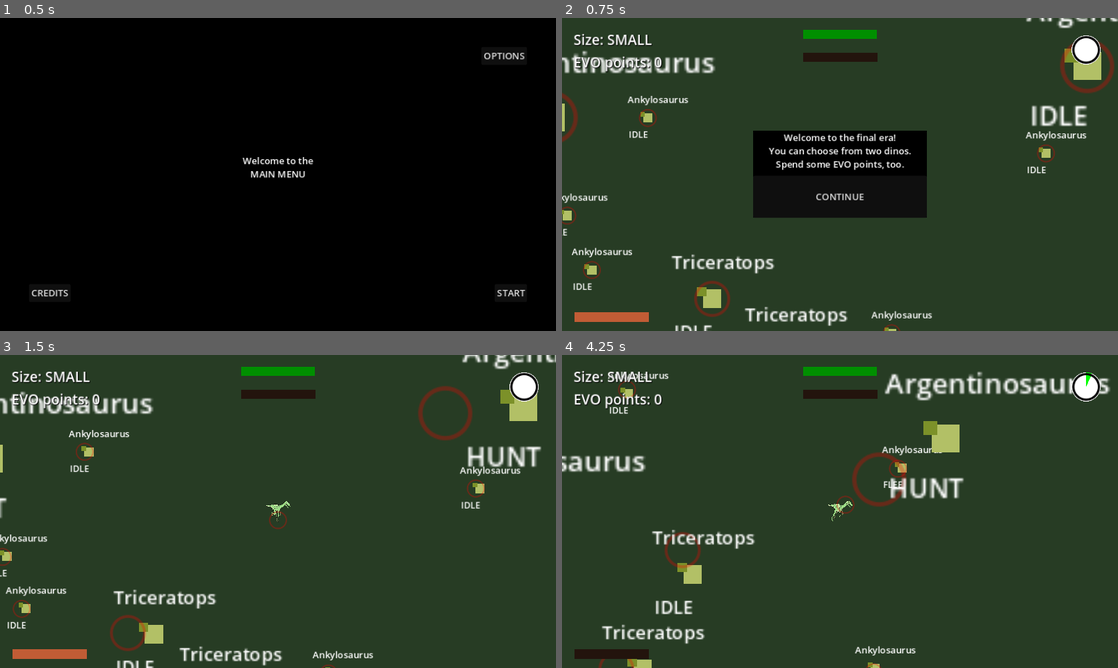
Above: before the commit, frames 1-4 (two rows, left to right).
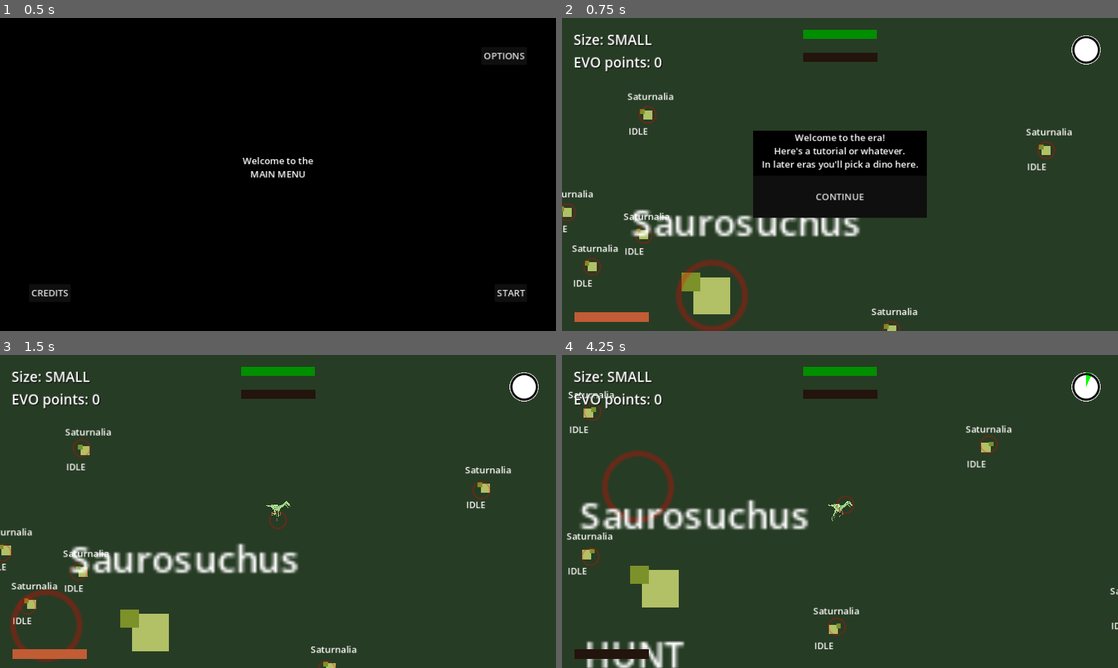
Above: after the commit, the same moments.

Repository: Enneagon/GodotGameJam2024
Game: Godot game, scene res://Scenes/main_menu.tscn
Two runs of this game, one before a commit and one after it. Both use one fixed random seed, a clock stepped at 60 frames per second and the inputs below.
Inputs (mouse positions are in pixels of both pictures, inside the frame that each line leads up to):
- Up to frame 1 (0.5 s): no input
- Up to frame 2 (0.75 s): click "START" at 0.5 s
- Up to frame 3 (1.5 s): click "CONTINUE" at 1.25 s
- Up to frame 4 (4.25 s): move the mouse to (962, 495) at 2.02 s; hold D (move_right) 2.03-2.78 s; hold Shift (sprint) 2.03-2.78 s; move the mouse to (728, 527) at 2.77 s; hold Down (move_down) 2.78-3.53 s; tap Shift (sprint) at 2.85 s; move the mouse to (895, 442) at 3.52 s; hold D (move_right) from 3.53 s (still down); hold Shift (sprint) from 3.53 s (still down)

Frame 1 is identical in both runs. In frame 2, 9.9% of the frame differs, in the area x 0-100%, y 0-100%; in frame 3, 9.4%; in frame 4, 11%, in the area x 0-100%, y 5-100%.

Commit message:
Hunger rework

Diff:
--- a/Scenes/gameplay_interface.tscn
+++ b/Scenes/gameplay_interface.tscn
@@ -334,7 +334,7 @@
 layout_mode = 2
 size_flags_vertical = 3
 bbcode_enabled = true
-text = "[center]You've reached Size 2!
+text = "[center]You feel yourself getting stronger!
 Spend some EVO points?"
 
 [node name="HBoxContainer" type="HBoxContainer" parent="SizeUpPopup/Control/VBoxContainer"]
--- a/Scripts/GlobalVars.gd
+++ b/Scripts/GlobalVars.gd
@@ -26,7 +26,7 @@
 var playerHPMax = 10.0
 var evoPoints = 0
 var hungerPoints = 0
-var hungerPointsMax = 25
+var hungerPointsMax = 6
 var killedBy = "Nothing"
 
 #Continue Variables: These are saved when a player clears a level, and restored when pressing Continue.
@@ -36,7 +36,7 @@
 var playerAttackSpeedContinue = 1.0
 var playerHPMaxContinue = 10.0
 var evoPointsContinue = 0
-var hungerPointsMaxContinue = 25
+var hungerPointsMaxContinue = 6
 
 #Reset Variables: These are the original variables, which the active variables are reset to at the game start.
 var playerSpeedReset = 60.0
@@ -45,4 +45,4 @@
 var playerAttackSpeedReset = 1.0
 var playerHPMaxReset = 10.0
 var evoPointsReset = 0
-var hungerPointsMaxReset = 25
+var hungerPointsMaxReset = 6
--- a/Scripts/enemy.gd
+++ b/Scripts/enemy.gd
@@ -175,7 +175,7 @@
 	for i in range(numFood):
 		var food = FOOD.instantiate()
 		food.position = position
-		await get_tree().process_frame
+		#await get_tree().process_frame
 		get_tree().root.add_child(food)
 
 		# Set the food's velocity to make it fly off in a direction.
--- a/Scripts/enneasaurus.gd
+++ b/Scripts/enneasaurus.gd
@@ -13,10 +13,6 @@
 	preyWithinDetectionRange.append(player[0])
 	behaviorState = state.HUNT
 
-func _process(_delta):
-	checkForNullInArray()
-	print(preyWithinDetectionRange)
-
 func _on_detectionrange_body_entered(_body):
 	pass
 
--- a/Scripts/level_interface.gd
+++ b/Scripts/level_interface.gd
@@ -41,9 +41,6 @@
 
 func _sizeUpPopup():
 	get_tree().paused = true
-	$SizeUpPopup/Control/VBoxContainer/Label.text = "[center]You've reached size " + str(GlobalVars.playerSize) + "!\nSpend some EVO points?"
-	if GlobalVars.playerSize == 3:
-		$HungerBar.hide()
 	$SizeUpPopup.show()
 
 func _on_continue_button_pressed():
--- a/Scripts/main_menu.gd
+++ b/Scripts/main_menu.gd
@@ -2,7 +2,7 @@
 
 func _on_start_button_pressed():
 	resetGlobalVariables()
-	get_tree().change_scene_to_file("res://Scenes/level3.tscn")
+	get_tree().change_scene_to_file("res://Scenes/level1.tscn")
 
 
 func _on_credits_button_pressed():
@@ -30,7 +30,7 @@
 
 
 func resetGlobalVariables():
-	GlobalVars.currentLevel = 3
+	GlobalVars.currentLevel = 1
 	GlobalVars.playerSize = GlobalVars.size.SMALL
 	GlobalVars.playerSpeed = GlobalVars.playerSpeedReset
 	GlobalVars.playerStrength = GlobalVars.playerStrengthReset
--- a/Scripts/player.gd
+++ b/Scripts/player.gd
@@ -107,17 +107,13 @@
 	remove_enemy_from_enemies_within_range(enemy)
 
 
-
 func eat_food():
 	GlobalVars.playerHP += 1
 	if GlobalVars.playerHP > GlobalVars.playerHPMax:
 		GlobalVars.playerHP = GlobalVars.playerHPMax
-	GlobalVars.evoPoints += 1
-	if dinoSize < 4:
-		GlobalVars.hungerPoints += 1
-
+	GlobalVars.hungerPoints += 1
 	if GlobalVars.hungerPoints >= GlobalVars.hungerPointsMax:
-		sizeUp()
+		levelUp()
 
 func takeDamage(damage, enemy):
 	GlobalVars.playerHP -= damage
@@ -128,12 +124,14 @@
 	GlobalVars.killedBy = enemy.enemyName
 	get_tree().change_scene_to_file("res://Scenes/death_screen.tscn")
 
-func sizeUp():
-	GlobalVars.playerSize += 1
-	scale += Vector2(1, 1)
-	GlobalVars.playerStrength += 2
+func levelUp():
+	GlobalVars.playerStrength += 0.5
+	GlobalVars.playerSpeed += 5
+	GlobalVars.playerHPMax += 2
+	GlobalVars.playerHP += 2
+	GlobalVars.evoPoints += 3
 	GlobalVars.hungerPoints = 0
-	GlobalVars.hungerPointsMax += 25
+	GlobalVars.hungerPointsMax += 2
 	# Spawns a popup in the gameplay interface that pauses the game and lets the player buy upgrades.
 	sizeUpPopup.emit()
 
